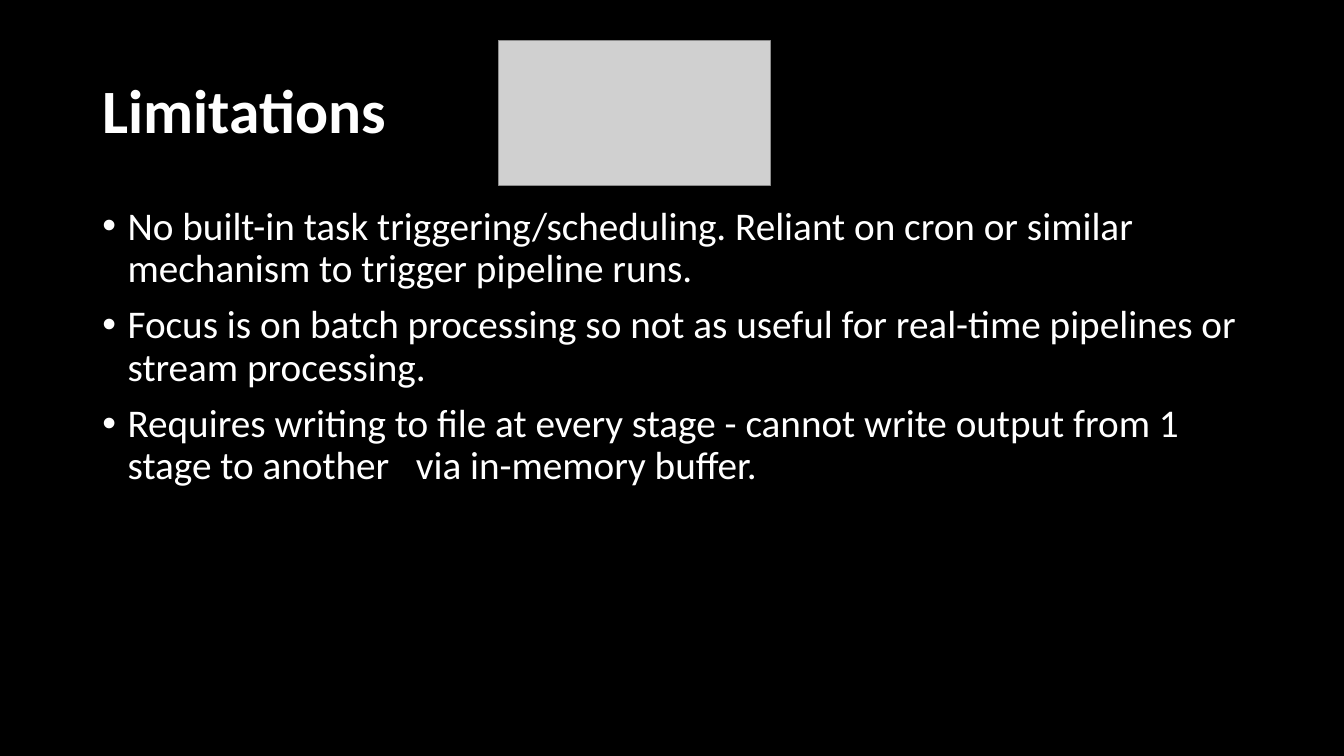
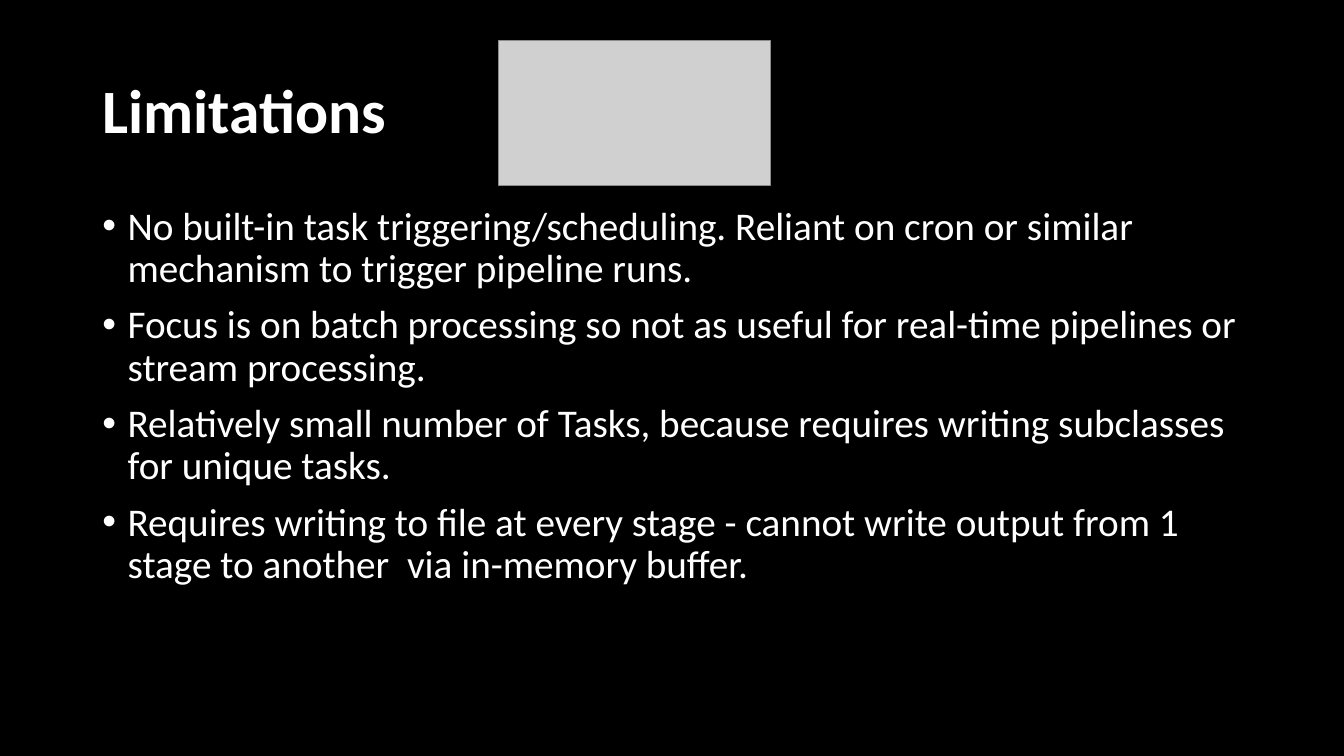
Before and after one commit to femibyte/data-eng, a slide deck: slide 20 of PyData2016-DataPipelinesCloud.pptx (slide 19 before the commit). Drawn at 1344x756 pixels with LibreOffice and Linux fonts; fonts in the diff are those of the drawing; grey boxes stand for pictures. Boxes give left, top, right and bottom in pixels: in the first picture for what was removed or moved away, otherwise in the second. Text is boxed around its words. In the diff, an @@ line names an element or a change of style, - is before the commit and + after.

```diff
--- a/PyData2016-DataPipelinesCloud.pptx
+++ b/PyData2016-DataPipelinesCloud.pptx
@@ text at <box>128,409,1224,486</box>: paragraph added @@
+• Relatively small number of Tasks, because requires writing subclasses for unique tasks.
```
Also in this commit, not shown: 9 other slides changed, 4 slides added.
